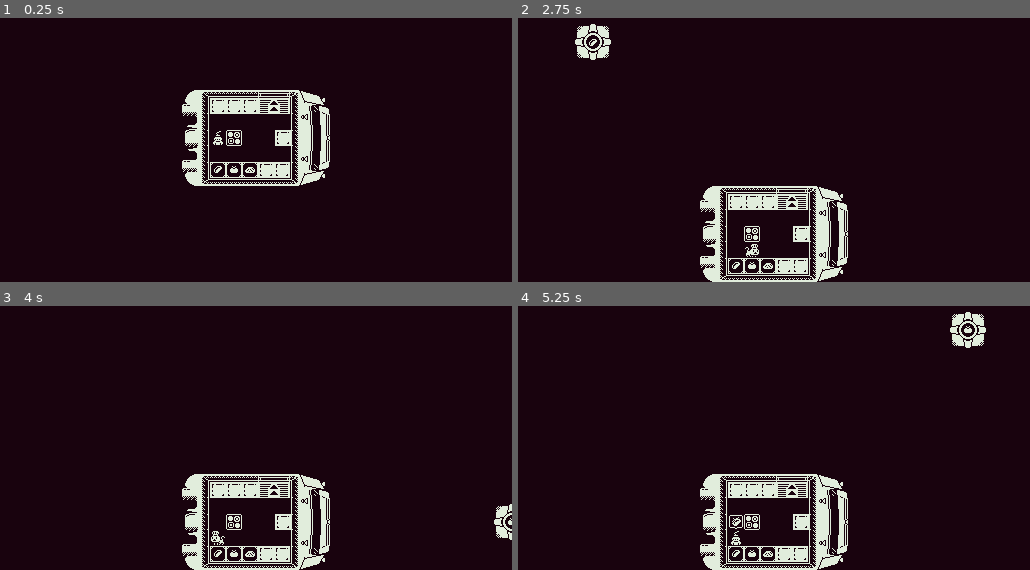
Above: before the commit, frames 1-4 (two rows, left to right).
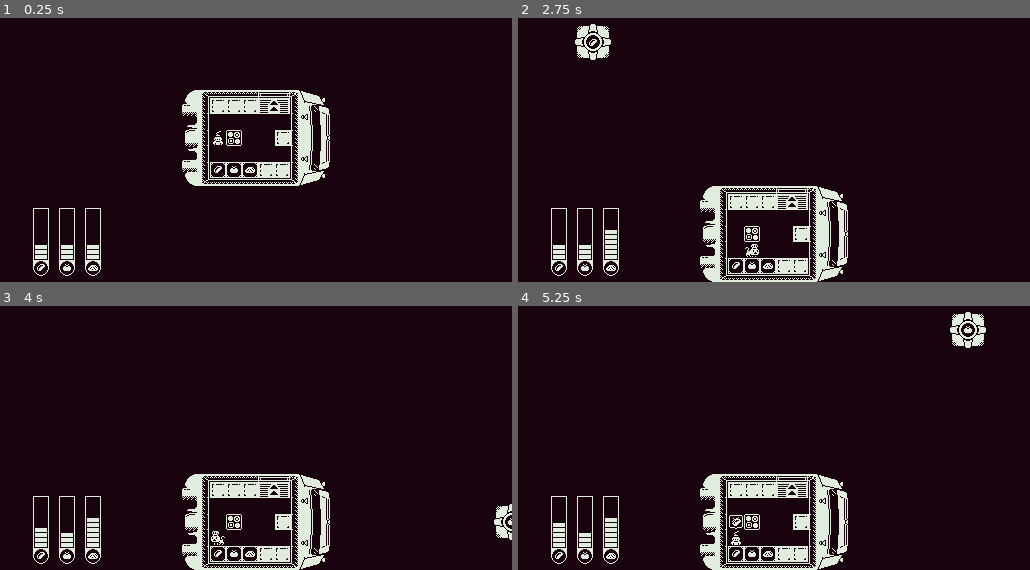
Above: after the commit, the same moments.

Repository: carlbleick/la-calori
Game: Godot game, scene res://Scenes/main.tscn
The game is run twice, just before and just after one commit, with the same random seed, the same clock (stepped at 60 frames per second) and the same inputs.
Inputs:
- Up to frame 1 (0.25 s): no input
- Up to frame 2 (2.75 s): hold D (right) 0.53-1.28 s; hold E (interact) 0.53-1.28 s; hold S (down) 1.28-2.03 s; tap F (process) at 1.35 s; hold D (right) from 2.03 s (still down); hold E (interact) from 2.03 s (still down)
- Up to frame 3 (4 s): release D (right) at 2.78 s; release E (interact) at 2.78 s; hold W (up) 2.78-3.53 s; tap F (process) at 2.85 s; hold A (left) from 3.53 s (still down); hold E (interact) from 3.53 s (still down)
- Up to frame 4 (5.25 s): release E (interact) at 4.28 s; tap F (process) at 4.35 s; release A (left) at 5.03 s; hold S (down) from 5.03 s (still down); hold E (interact) from 5.03 s (still down)

The runs differ from the first frame. In frame 1, 0.8% of the frame differs, in the area x 6-20%, y 71-98%; in frame 2, 0.9%; in frame 3, 1.0%; in frame 4, 1.0%.

Commit message:
add storage indicators

Diff:
--- /dev/null
+++ b/Events.gd
@@ -0,0 +1,4 @@
+extends Node
+
+
+signal storage_amount_changed(ingredient, new_amount)
--- a/Scenes/Storage/Storage.gd
+++ b/Scenes/Storage/Storage.gd
@@ -3,7 +3,11 @@
 signal item_taken(ingredient)
 
 @export var ingredient: Constants.IngredientType
-@export var amount: int = 10
+@export var amount: int = 3
+@export var max_storage_capacity: int = 10
+
+func _ready():
+	Events.storage_amount_changed.emit(ingredient, amount)
 
 
 func _on_tacocat_request_take_item(instance_id):
@@ -11,8 +15,10 @@
 		amount -= 1
 		print("Item " + Constants.IngredientType.keys()[ingredient] + " taken from storage")
 		item_taken.emit(ingredient)
-
+		Events.storage_amount_changed.emit(ingredient, amount)
 
 func _on_tacotruck_ingredient_collected(ingredient_id, added_amount):
 	if ingredient == ingredient_id:
-		amount += added_amount
+		print(added_amount, "  ", max_storage_capacity)
+		amount += min(added_amount, max_storage_capacity)
+		Events.storage_amount_changed.emit(ingredient, amount)
--- /dev/null
+++ b/Scenes/StorageIndicator/StorageIndicator.gd
@@ -0,0 +1,10 @@
+extends TextureProgressBar
+
+@export var current_ingredient: Constants.IngredientType
+
+func _ready():
+	Events.storage_amount_changed.connect(_on_events_storage_amount_changed)
+
+func _on_events_storage_amount_changed(ingredient, new_amount):
+	if ingredient == current_ingredient:
+		value = new_amount
--- /dev/null
+++ b/Scenes/StorageIndicator/StorageIndicatorProtein.tscn
@@ -0,0 +1,17 @@
+[gd_scene load_steps=5 format=3 uid="uid://cgss34jqvctrr"]
+
+[ext_resource type="Texture2D" uid="uid://dmqw6by47vemw" path="res://Assets/Sprites/storage-indicator-protein.png" id="1_m666b"]
+[ext_resource type="Texture2D" uid="uid://cu75qd164sumx" path="res://Assets/Sprites/storage-indicator-mask.png" id="2_mlu85"]
+[ext_resource type="Texture2D" uid="uid://m82vvl8jc46y" path="res://Assets/Sprites/storage-indicator-bar.png" id="3_iwjvg"]
+[ext_resource type="Script" path="res://Scenes/StorageIndicator/StorageIndicator.gd" id="4_07eun"]
+
+[node name="StorageIndicatorProtein" type="TextureProgressBar"]
+max_value = 10.0
+value = 10.0
+fill_mode = 3
+texture_under = ExtResource("1_m666b")
+texture_over = ExtResource("2_mlu85")
+texture_progress = ExtResource("3_iwjvg")
+texture_progress_offset = Vector2(3, 2)
+script = ExtResource("4_07eun")
+current_ingredient = 3
--- /dev/null
+++ b/Scenes/StorageIndicator/StorageIndicatorTaco.tscn
@@ -0,0 +1,16 @@
+[gd_scene load_steps=5 format=3 uid="uid://bgfv8tirqbgn"]
+
+[ext_resource type="Texture2D" uid="uid://vii8yv3n6e0d" path="res://Assets/Sprites/storage-indicator-taco.png" id="1_h4uta"]
+[ext_resource type="Texture2D" uid="uid://cu75qd164sumx" path="res://Assets/Sprites/storage-indicator-mask.png" id="2_1tn8v"]
+[ext_resource type="Texture2D" uid="uid://m82vvl8jc46y" path="res://Assets/Sprites/storage-indicator-bar.png" id="3_j4i1l"]
+[ext_resource type="Script" path="res://Scenes/StorageIndicator/StorageIndicator.gd" id="4_rxwtw"]
+
+[node name="StorageIndicatorTaco" type="TextureProgressBar"]
+max_value = 10.0
+value = 10.0
+fill_mode = 3
+texture_under = ExtResource("1_h4uta")
+texture_over = ExtResource("2_1tn8v")
+texture_progress = ExtResource("3_j4i1l")
+texture_progress_offset = Vector2(3, 2)
+script = ExtResource("4_rxwtw")
--- /dev/null
+++ b/Scenes/StorageIndicator/StorageIndicatorVeggies.tscn
@@ -0,0 +1,17 @@
+[gd_scene load_steps=5 format=3 uid="uid://c7dhux8ksydse"]
+
+[ext_resource type="Texture2D" uid="uid://dqrbflc2t50lj" path="res://Assets/Sprites/storage-indicator-veggies.png" id="1_q1t7h"]
+[ext_resource type="Texture2D" uid="uid://cu75qd164sumx" path="res://Assets/Sprites/storage-indicator-mask.png" id="2_nyuiw"]
+[ext_resource type="Texture2D" uid="uid://m82vvl8jc46y" path="res://Assets/Sprites/storage-indicator-bar.png" id="3_x7a0t"]
+[ext_resource type="Script" path="res://Scenes/StorageIndicator/StorageIndicator.gd" id="4_86kxr"]
+
+[node name="StorageIndicatorVeggies" type="TextureProgressBar"]
+max_value = 10.0
+value = 10.0
+fill_mode = 3
+texture_under = ExtResource("1_q1t7h")
+texture_over = ExtResource("2_nyuiw")
+texture_progress = ExtResource("3_x7a0t")
+texture_progress_offset = Vector2(3, 2)
+script = ExtResource("4_86kxr")
+current_ingredient = 3
--- a/Scenes/main.tscn
+++ b/Scenes/main.tscn
@@ -1,14 +1,52 @@
-[gd_scene load_steps=6 format=3 uid="uid://c3rjd4tnah071"]
+[gd_scene load_steps=10 format=3 uid="uid://c3rjd4tnah071"]
 
 [ext_resource type="PackedScene" uid="uid://dyn886qiicf0m" path="res://Scenes/IngredientSpawner/IngredientSpawner.tscn" id="1_1nmi4"]
 [ext_resource type="PackedScene" uid="uid://08m1nf6hibvy" path="res://Scenes/SpaceIngredient/SpaceIngredientTaco.tscn" id="2_q6gbl"]
 [ext_resource type="PackedScene" uid="uid://c6a8ibk21evxg" path="res://Scenes/Tacotruck/Tacotruck.tscn" id="2_tgqdk"]
 [ext_resource type="PackedScene" uid="uid://dqpir3prh0aoc" path="res://Scenes/SpaceIngredient/SpaceIngredientProtein.tscn" id="3_0q6sd"]
 [ext_resource type="PackedScene" uid="uid://bta50a4qpllra" path="res://Scenes/SpaceIngredient/SpaceIngredientVeggies.tscn" id="4_kbquy"]
+[ext_resource type="PackedScene" uid="uid://bgfv8tirqbgn" path="res://Scenes/StorageIndicator/StorageIndicatorTaco.tscn" id="6_u7xhq"]
+[ext_resource type="PackedScene" uid="uid://cgss34jqvctrr" path="res://Scenes/StorageIndicator/StorageIndicatorProtein.tscn" id="7_g8cih"]
+[ext_resource type="Script" path="res://Events.gd" id="7_tur5a"]
+[ext_resource type="PackedScene" uid="uid://c7dhux8ksydse" path="res://Scenes/StorageIndicator/StorageIndicatorVeggies.tscn" id="8_5tycx"]
 
 [node name="Node2D" type="Node2D"]
+
+[node name="HUD" type="Control" parent="."]
+layout_mode = 3
+anchors_preset = 0
+offset_right = 40.0
+offset_bottom = 40.0
+
+[node name="StorageIndicatorTaco" parent="HUD" instance=ExtResource("6_u7xhq")]
+layout_mode = 0
+offset_left = 32.0
+offset_top = 213.0
+offset_right = 50.0
+offset_bottom = 283.0
+current_ingredient = 1
+
+[node name="StorageIndicatorProtein" parent="HUD" instance=ExtResource("7_g8cih")]
+layout_mode = 0
+offset_left = 84.0
+offset_top = 213.0
+offset_right = 102.0
+offset_bottom = 283.0
+
+[node name="StorageIndicatorVeggies" parent="HUD" instance=ExtResource("8_5tycx")]
+layout_mode = 0
+offset_left = 58.0
+offset_top = 213.0
+offset_right = 76.0
+offset_bottom = 283.0
+current_ingredient = 2
 
 [node name="IngredientSpawner" parent="." instance=ExtResource("1_1nmi4")]
 ingredient_scenes = Array[PackedScene]([ExtResource("2_q6gbl"), ExtResource("3_0q6sd"), ExtResource("4_kbquy")])
 
 [node name="Tacotruck" parent="." instance=ExtResource("2_tgqdk")]
+
+[node name="Events" type="Node" parent="."]
+script = ExtResource("7_tur5a")
+
+[connection signal="storage_amount_changed" from="Events" to="HUD/StorageIndicatorTaco" method="_on_events_storage_amount_changed"]
--- a/project.godot
+++ b/project.godot
@@ -14,6 +14,10 @@
 run/main_scene="res://Scenes/main.tscn"
 config/features=PackedStringArray("4.2", "Forward Plus")
 config/icon="res://icon.svg"
+
+[autoload]
+
+Events="*res://Events.gd"
 
 [display]
 
Binary file changed: Assets/Sprites/storage-indicator-mask.png
